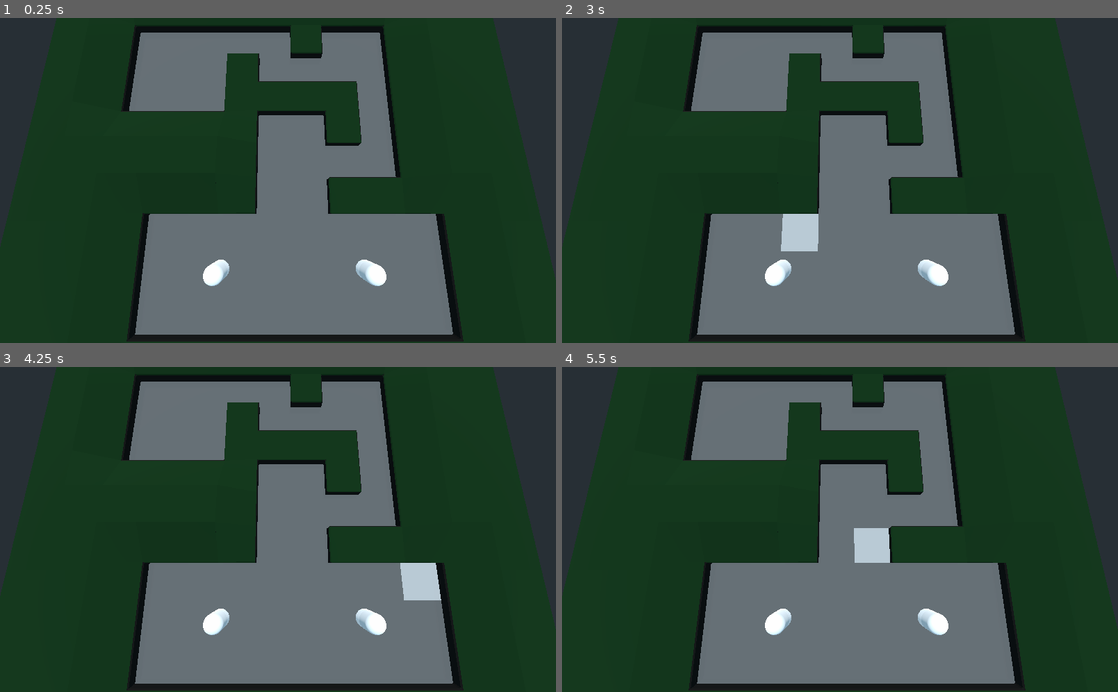
Above: before the commit, frames 1-4 (two rows, left to right).
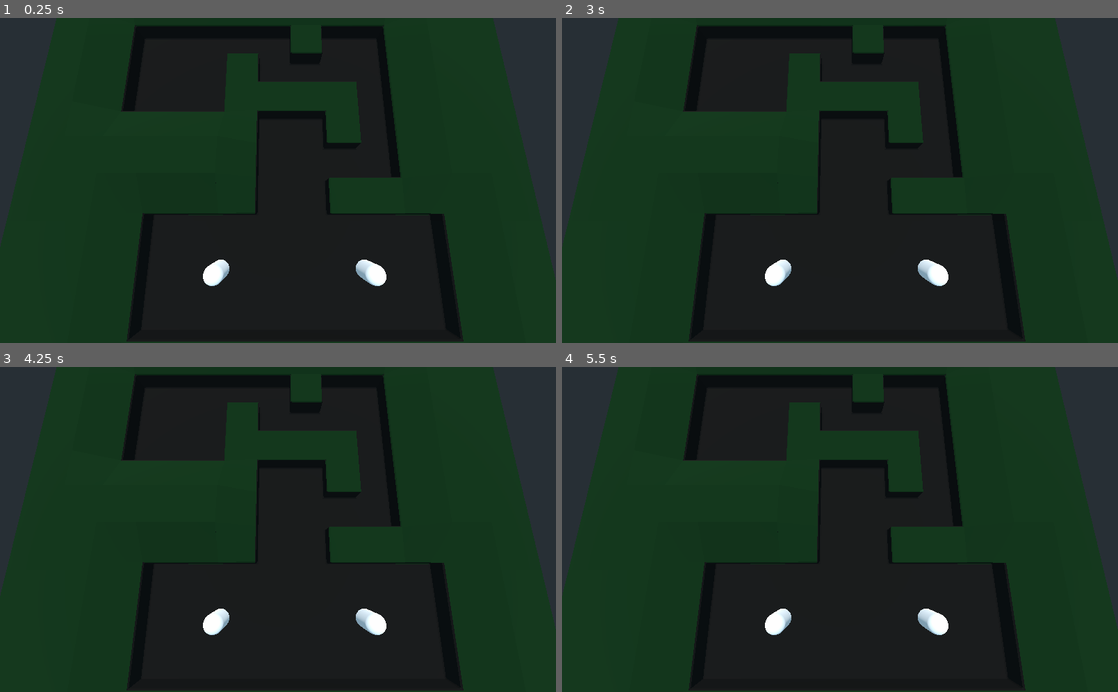
Above: after the commit, the same moments.

Repository: rubenMiller/rwu-spieleentwicklung-project
Game: Godot game, scene res://levels/pathfinding.tscn
The game is run twice, just before and just after one commit, with the same random seed, the same clock (stepped at 60 frames per second) and the same inputs.
Inputs (mouse positions are in pixels of both pictures, inside the frame that each line leads up to):
- Up to frame 1 (0.25 s): no input
- Up to frame 2 (3 s): tap Enter (ui_accept) at 0.5, 0.77, 1.25, 1.52, 2, 2.75 s; move the mouse to (962, 164) at 0.52 s; press the mouse at (962, 164) at 0.53 s; move the mouse to (728, 196) at 1.27 s; release the mouse at (728, 196) at 1.28 s; click (728, 196) at 1.35 s; move the mouse to (895, 109) at 2.02 s; press the mouse at (895, 109) at 2.03 s; move the mouse to (812, 245) at 2.77 s; release the mouse at (812, 245) at 2.78 s; click (812, 245) at 2.85 s
- Up to frame 3 (4.25 s): tap Enter (ui_accept) at 3.02, 3.5, 3.77 s; move the mouse to (444, 578) at 3.52 s; press the mouse at (444, 578) at 3.53 s
- Up to frame 4 (5.5 s): tap Enter (ui_accept) at 4.25, 4.52 s; move the mouse to (673, 480) at 4.27 s; release the mouse at (673, 480) at 4.28 s; click (673, 480) at 4.35 s; move the mouse to (867, 529) at 5.02 s; press the mouse at (867, 529) at 5.03 s

The runs differ from the first frame. In frame 1, 33% of the frame differs, in the area x 23-82%, y 4-98%; in frame 2, 33%; in frame 3, 33%; in frame 4, 33%.

Commit message:
disabled_tiles
Disable Tile visibility when no Troop is selected

Diff:
--- a/godot-files/Entities/Troop.gd
+++ b/godot-files/Entities/Troop.gd
@@ -47,8 +47,6 @@
 		if direction:
 			var look_at_point = translation + direction.normalized()
 			look_at(look_at_point, Vector3.UP)
-
-
 
 
 func get_path_to_target_tile():
--- a/godot-files/Tiles/Tile.tscn
+++ b/godot-files/Tiles/Tile.tscn
@@ -4,7 +4,8 @@
 [ext_resource path="res://Art/materials/tile_selected.tres" type="Material" id=2]
 [ext_resource path="res://Art/materials/tile_unselected.tres" type="Material" id=3]
 
-[sub_resource type="PlaneMesh" id=9]
+[sub_resource type="CylinderMesh" id=12]
+height = 0.094
 
 [sub_resource type="SpatialMaterial" id=10]
 flags_transparent = true
@@ -19,7 +20,7 @@
 unselectedMaterial = ExtResource( 3 )
 
 [node name="MeshInstance" type="MeshInstance" parent="."]
-mesh = SubResource( 9 )
+mesh = SubResource( 12 )
 material/0 = SubResource( 10 )
 
 [node name="Area" type="Area" parent="."]
--- a/godot-files/levels/WalkTiles.gd
+++ b/godot-files/levels/WalkTiles.gd
@@ -4,17 +4,26 @@
 export (Resource) var idle_tile
 export (NodePath) var tile_container
 
-var cells: Array = []
+var cells: Array = get_used_cells()
+var selectable_tiles = []
 
 func _ready() -> void:
 	visible = false
 
 	tile_container = get_node(tile_container)
-	cells = get_used_cells()
-	#print(cells)
-	tiles_on_points()
+	create_tiles_on_points()
 
-func tiles_on_points():
+	selectable_tiles = get_tree().get_nodes_in_group("selectable_tiles")
+
+func _process(_delta: float) -> void:
+	var selected_troops = get_tree().get_nodes_in_group("troop_selection")
+
+	if selected_troops != []:
+		set_visibility_of_tiles(true)
+	else:
+		set_visibility_of_tiles(false)
+
+func create_tiles_on_points():
 	for cell in cells:
 		var cell_world = map_to_world(cell.x,cell.y,cell.z)
 		cell_world.y += 1
@@ -23,3 +32,7 @@
 		tile.translation = cell_world
 		tile.add_to_group("selectable_tiles")
 		tile_container.add_child(tile)
+
+func set_visibility_of_tiles(is_visible: bool):
+	for tile in selectable_tiles:
+			tile.visible = is_visible
